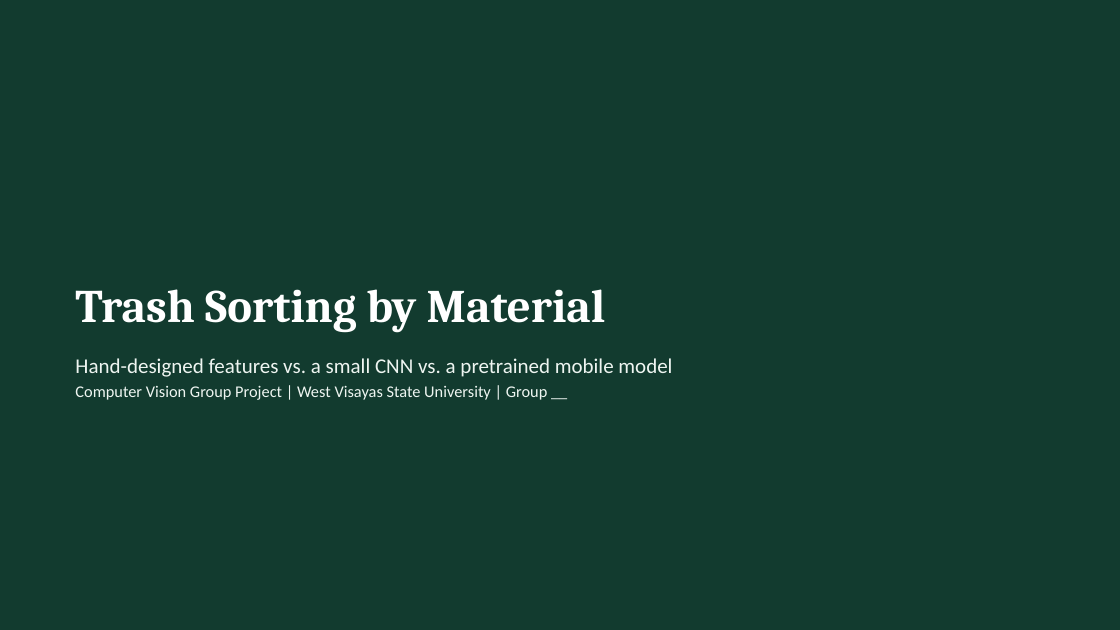
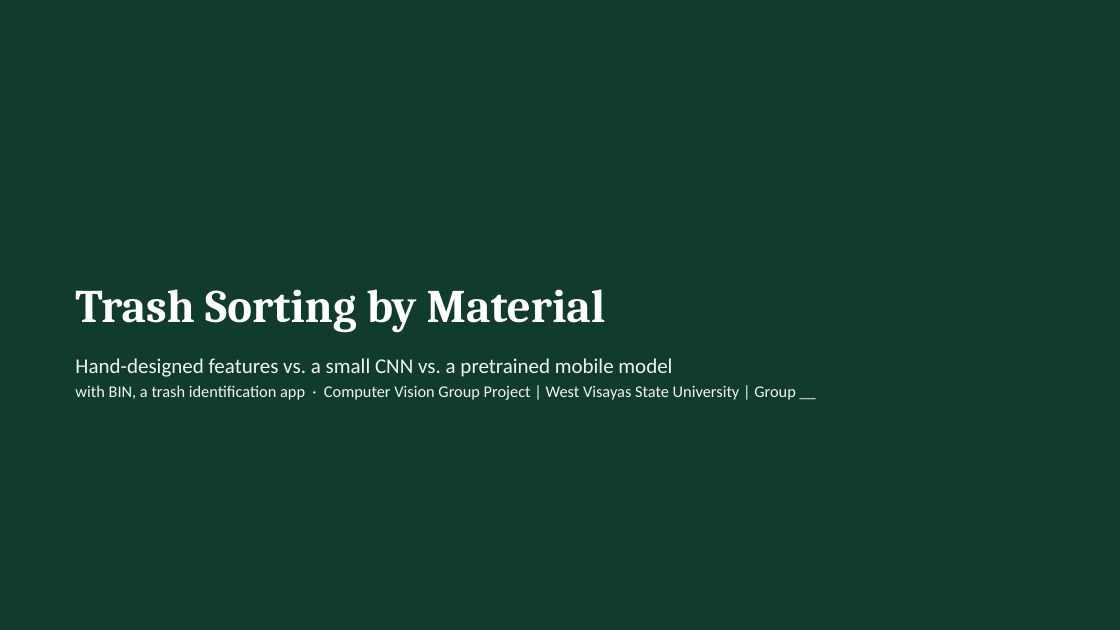
Before and after one commit to karlsxo/Computer-Vison---Final-Project, a slide deck: slide 1 of report/Trash_Sorting_Slides.pptx. Drawn at 1120x630 pixels with LibreOffice and Linux fonts; fonts in the diff are those of the drawing. Boxes give left, top, right and bottom in pixels: in the first picture for what was removed or moved away, otherwise in the second. Text is boxed around its words. In the diff, an @@ line names an element or a change of style, - is before the commit and + after.

```diff
--- a/report/Trash_Sorting_Slides.pptx
+++ b/report/Trash_Sorting_Slides.pptx
@@ text at box(75, 385, 796, 400): text changed @@
-Computer Vision Group Project | West Visayas State University | Group __
+with BIN, a trash identification app · Computer Vision Group Project | West Visayas State University | Group __
```
Also in this commit, not shown: 2 other slides changed, 1 slide added, 15 other files.
